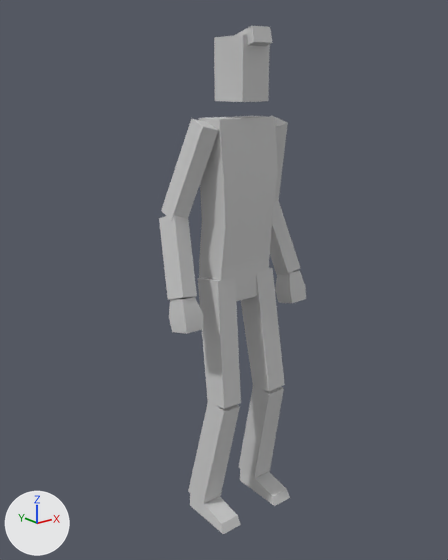
Two versions of the FBX model Assets/FBX/Human_Base.FBX, one commit apart.
Both versions are drawn from a 50 mm camera at (-1.388, -1.631, 1.608) aimed at (-0.068, 0.018, 0.949). Arrows for +X, +Y and +Z are at lower left; the lights stay in place. Where no turn or scale is listed for an object, it has been applied to the vertices.

The first picture shows 'Human_Base_GEO', 'Tupe_Geo'.
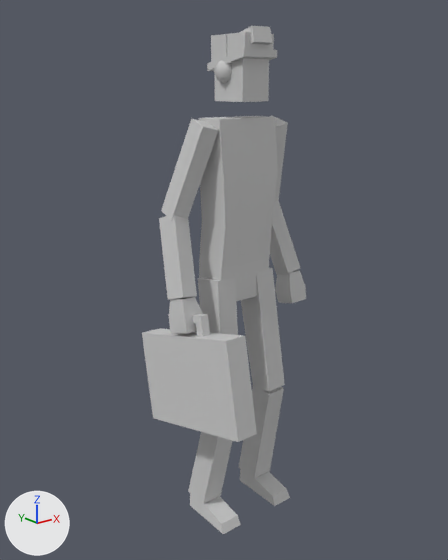
Where the change shows, as pixel boxes (x1, y1, x2, y2) in the pictures (448 x 560 px):
'Maletin_Geo_0', added
    after: (142, 314, 257, 442)
'Gorro_Geo_2', added
    after: (207, 32, 277, 71)
'Auriculares_Geo_2', added
    after: (214, 34, 232, 83)

Patch to the scene script:
```diff
--- a/Assets/FBX/Human_Base.FBX.py
+++ b/Assets/FBX/Human_Base.FBX.py
@@ me_mesh_004 @@
+me_mesh_004.from_pydata(...)  # 16 vertices, 28 faces; spans x -0.07..0.07, y -0.094..0.094, z -0.04..0.07
+me_mesh_004.materials.append(mat_character_mat)  # its picture is missing
@@ me_mesh_003 @@
+me_mesh_003.from_pydata(...)  # 32 vertices, 52 faces; spans x -0.055..0.068, y -0.231..0.307, z -0.057..0.403
+me_mesh_003.materials.append(mat_character_mat)  # its picture is missing
@@ me_mesh_002 @@
+me_mesh_002.from_pydata(...)  # 50 vertices, 54 faces; spans x -0.085..0.085, y -0.048..0.027, z -0.077..0.071
+me_mesh_002.materials.append(mat_character_mat)  # its picture is missing
@@ ob_gorro_geo_2 @@
+ob_gorro_geo_2 = bpy.data.objects.new('Gorro_Geo_2', me_mesh_004)
+ob_gorro_geo_2.location = (0.0, 0.011, 1.694)
@@ ob_maletin_geo_0 @@
+ob_maletin_geo_0 = bpy.data.objects.new('Maletin_Geo_0', me_mesh_003)
+ob_maletin_geo_0.location = (-0.255, -0.089, 0.481)
@@ ob_auriculares_geo_2 @@
+ob_auriculares_geo_2 = bpy.data.objects.new('Auriculares_Geo_2', me_mesh_002)
+ob_auriculares_geo_2.location = (0.0, 0.041, 1.693)
```
